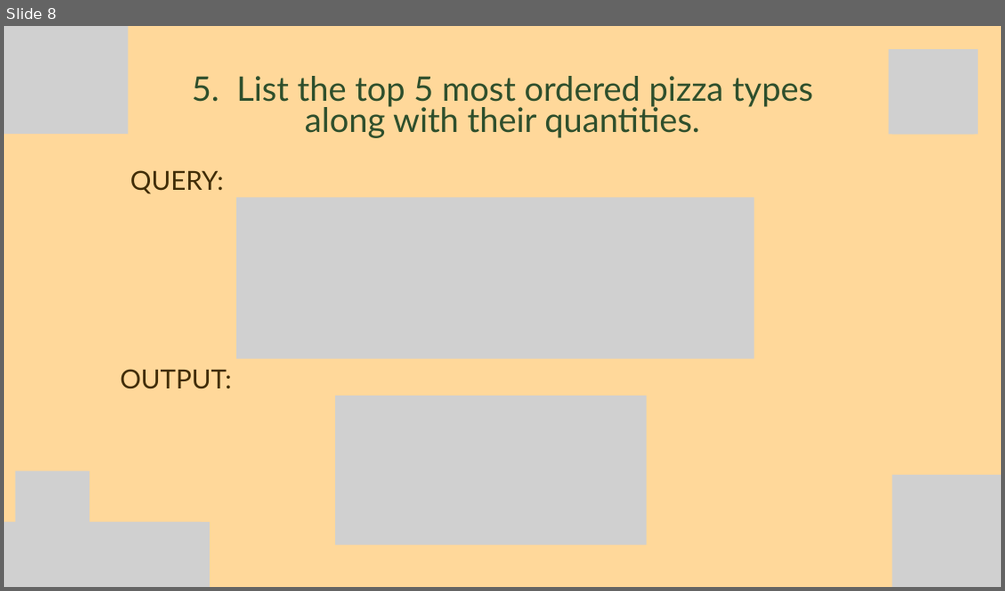
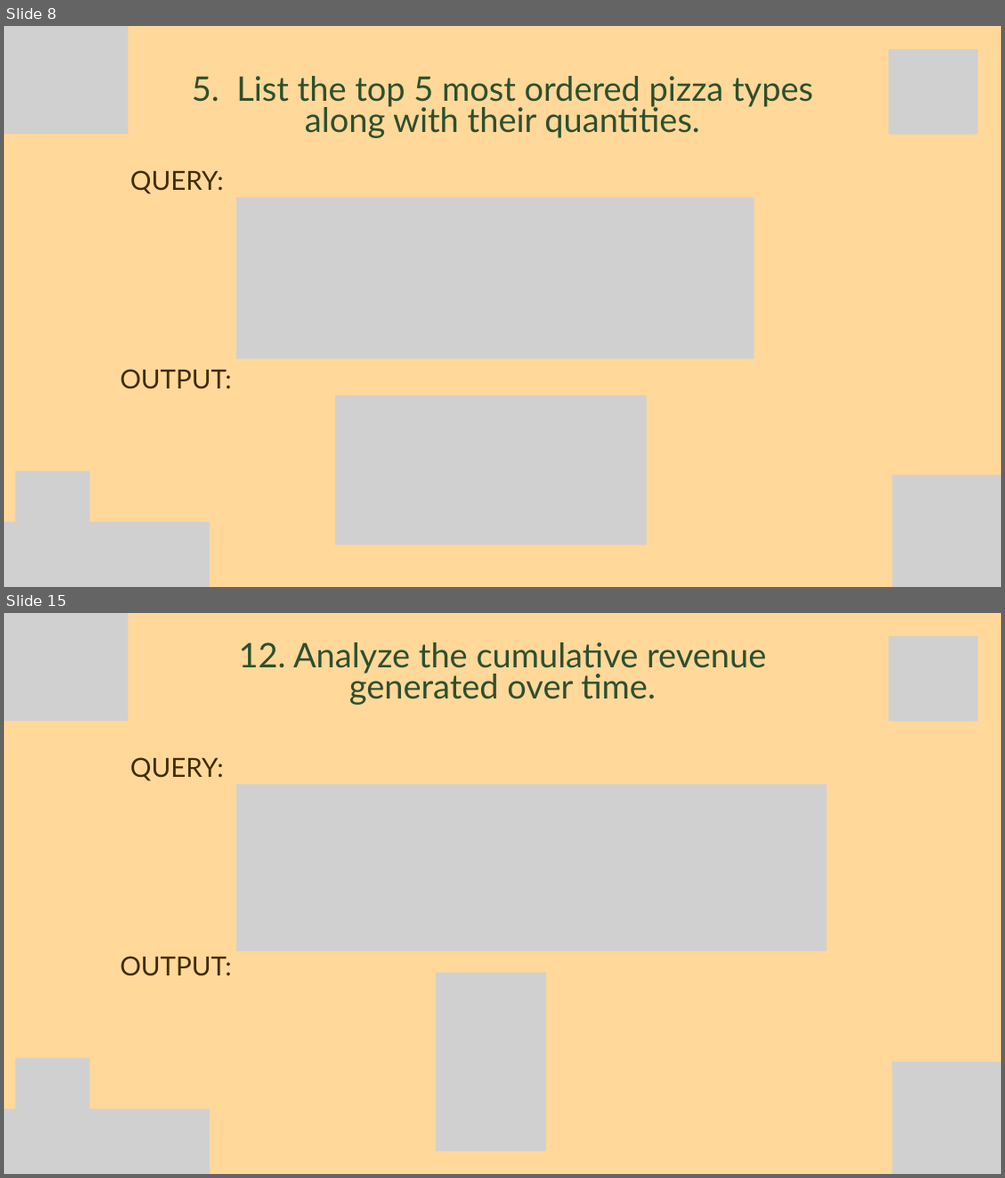
Before and after one commit to axhhad-khan/pizza-sales-SQL-project, a slide deck: solution/Solution.pptx. Shown one above the other, each under a label of ours: slide 8 before the commit, slides 8 and 15 after it; the slides between them are not shown. The pictures are 1005x591 and 1005x1178 pixels, drawn with LibreOffice and Linux fonts; fonts in the diff are those of the drawing; grey boxes stand for pictures. Boxes give left, top, right and bottom in pixels: in the first picture for what was removed or moved away, otherwise in the second. Text is boxed around its words. In the diff, an @@ line names an element or a change of style, - is before the commit and + after.

```diff
--- a/solution/Solution.pptx
+++ b/solution/Solution.pptx
@@ slide 15 added at (4, 613, 1001, 1174), background #FFD89A @@
@@ picture added at (4, 613, 128, 721) @@
@@ picture added at (888, 636, 974, 722) @@
@@ picture added at (891, 636, 978, 722) @@
@@ text added at (239, 642, 766, 705), 48.9 pt, text #2E4F2C @@
+12. Analyze the cumulative revenue generated over time.
@@ text added at (130, 757, 224, 781), 38 pt, text #402D07 @@
+QUERY:
@@ picture added at (236, 785, 826, 951) @@
@@ text added at (120, 956, 232, 976), 38 pt, text #402D07 @@
+OUTPUT:
@@ picture added at (436, 973, 546, 1151) @@
@@ picture added at (16, 1058, 89, 1174) @@
@@ picture added at (891, 1062, 1001, 1174) @@
@@ picture added at (4, 1109, 210, 1174) @@
@@ picture added at (4, 1109, 201, 1174) @@
```
Also in this commit, not shown: 9 other slides added.
